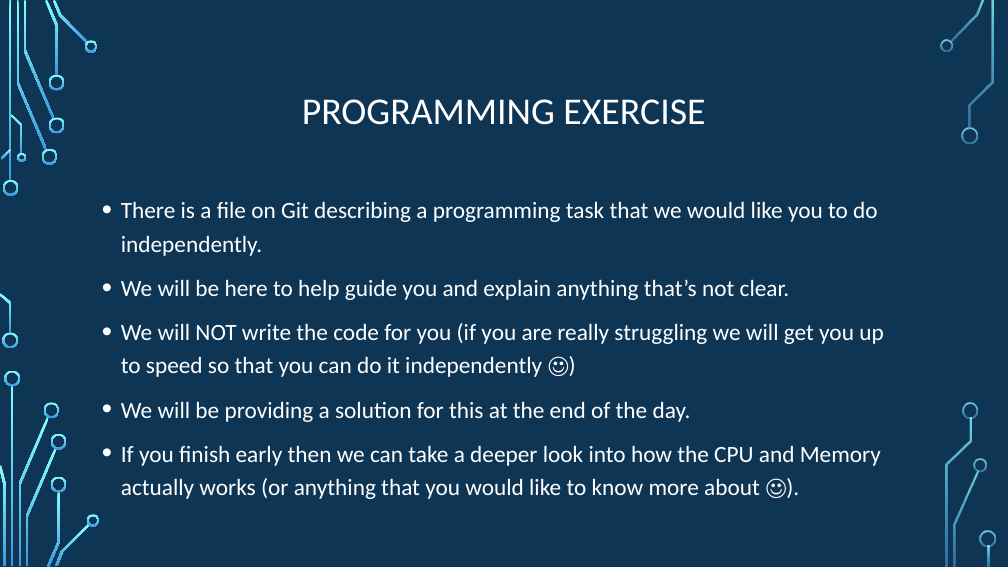
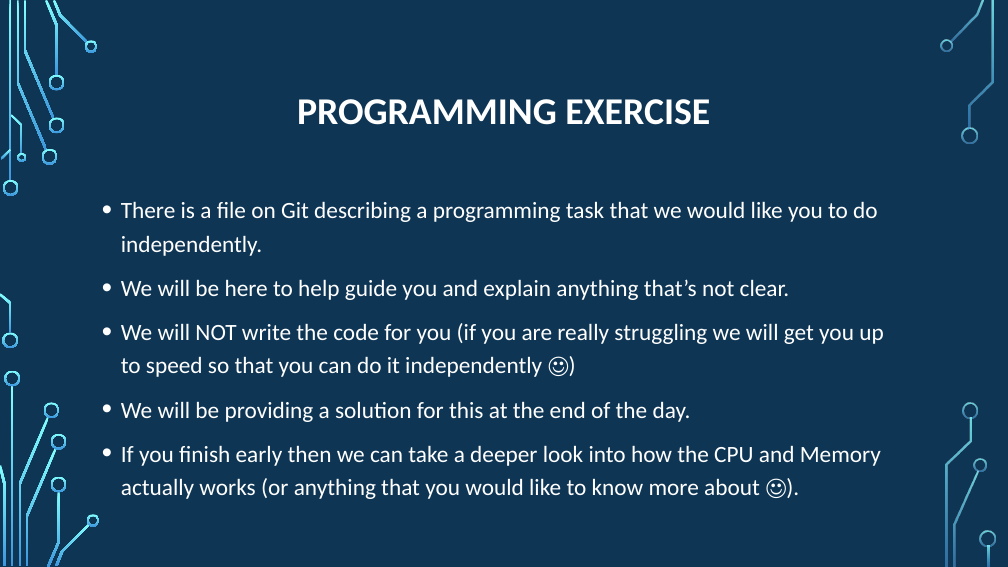
Before and after one commit to psypdt/ZIS_C-_Summer_Course_2019, a slide deck: slide 48 of Day_2/Day_2.pptx (slide 46 before the commit). Drawn at 1008x567 pixels with LibreOffice and Linux fonts; fonts in the diff are those of the drawing; background and template pictures are left out. Boxes give left, top, right and bottom in pixels: in the first picture for what was removed or moved away, otherwise in the second. Text is boxed around its words. In the diff, an @@ line names an element or a change of style, - is before the commit and + after.

```diff
--- a/Day_2/Day_2.pptx
+++ b/Day_2/Day_2.pptx
@@ title "PROGRAMMING EXERCISE" at (x1=297, y1=99, x2=710, y2=125): bold on @@
```
Also in this commit, not shown: 2 slides added, 1 other file.
